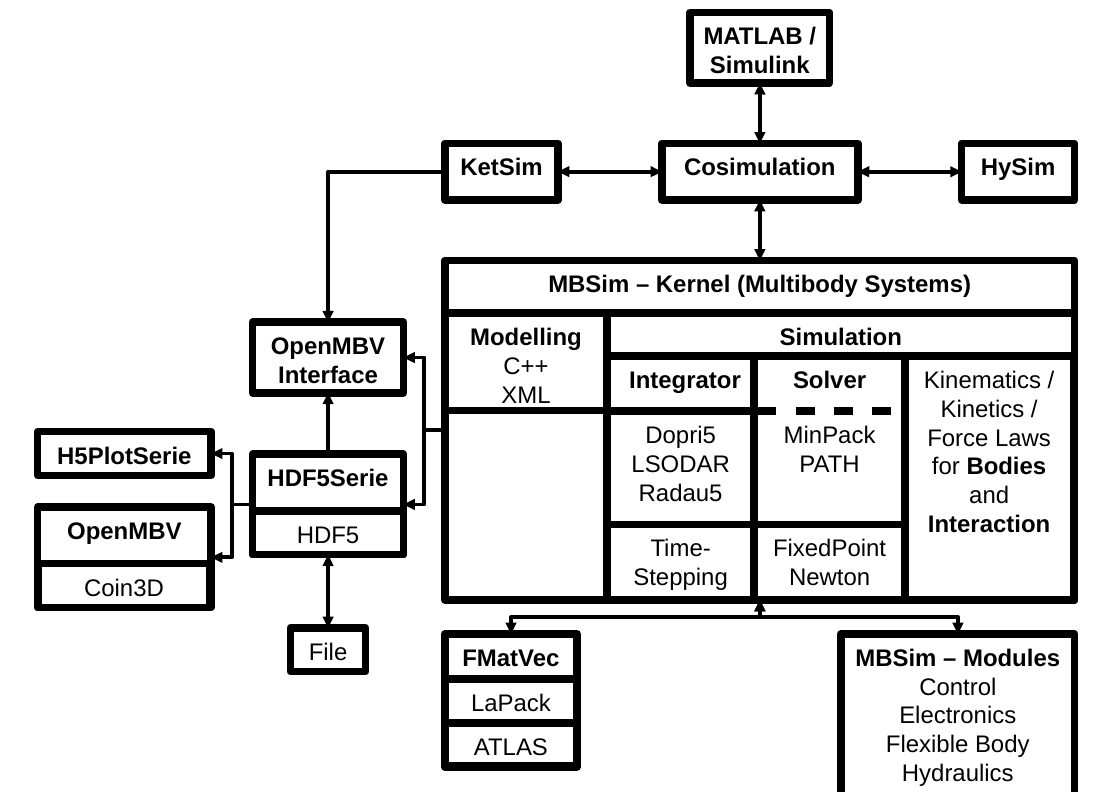
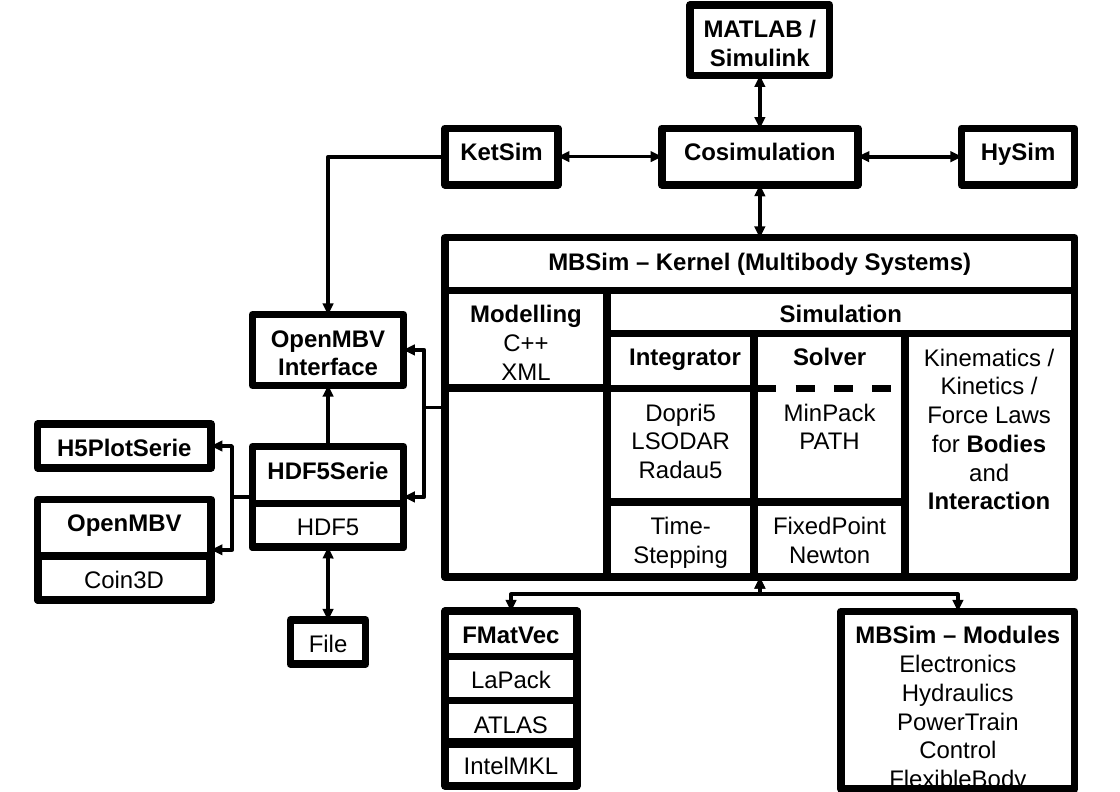
Before and after one commit to mbsim-env/mbsim, a slide deck: slide 2 of trunk/tutorial/CDR/mbsim_embedding.odp. Drawn at 1120x792 pixels with LibreOffice and Linux fonts; fonts in the diff are those of the drawing. Boxes give left, top, right and bottom in pixels: in the first picture for what was removed or moved away, otherwise in the second. Text is boxed around its words. In the diff, an @@ line names an element or a change of style, - is before the commit and + after.

Commit message:
FlexibleBody as module

```diff
--- a/trunk/tutorial/CDR/mbsim_embedding.odp
+++ b/trunk/tutorial/CDR/mbsim_embedding.odp
@@ elbow double arrow moved from (760, 144) - (760, 83) to (760, 128) - (760, 76) @@
@@ elbow arrow moved from (446, 171) - (329, 322) to (446, 156) - (329, 314) @@
@@ 3 rectangles, 2 elbow double arrows: place and size @@
-3 rectangles, 2 elbow double arrows at box(446, 144, 1075, 200)
+3 rectangles, 2 elbow double arrows at box(446, 128, 1075, 185)
@@ elbow double arrow moved from (760, 261) - (760, 200) to (760, 238) - (760, 185) @@
@@ elbow arrow moved from (446, 430) - (403, 357) to (446, 407) - (403, 350) @@
@@ 5 rectangles, 1 elbow double arrow, 1 elbow arrow: place and size @@
-5 rectangles, 1 elbow double arrow, 1 elbow arrow at box(37, 322, 403, 672)
+5 rectangles, 1 elbow double arrow, 1 elbow arrow at box(37, 314, 403, 664)
@@ elbow arrow moved from (446, 430) - (403, 504) to (446, 407) - (403, 497) @@
@@ 3 rectangles, 2 elbow arrows: place and size @@
-3 rectangles, 2 elbow arrows at box(37, 12, 830, 607)
+3 rectangles, 2 elbow arrows at box(37, 5, 830, 600)
@@ 8 rectangles, 2 elbow double arrows: place and size @@
-8 rectangles, 2 elbow double arrows at box(446, 261, 1075, 767)
+8 rectangles, 2 elbow double arrows at box(446, 238, 1075, 744)
@@ 6 rectangles: place and size @@
-6 rectangles at box(446, 411, 1075, 792)
+6 rectangles at box(446, 389, 1075, 789)
@@ text in rectangle at box(899, 654, 1016, 673): text changed @@
-Control
-Electronics
-Flexible Body
+Electronics
@@ rectangle added at box(446, 742, 578, 786), outline #000000 5.67 pt, 18 pt, text #000000 @@
+IntelMKL
@@ text in rectangle at box(889, 740, 1026, 792): paragraphs added @@
+Control
+FlexibleBody
```
Also in this commit, not shown: 2 other slides changed, 2 other files.
